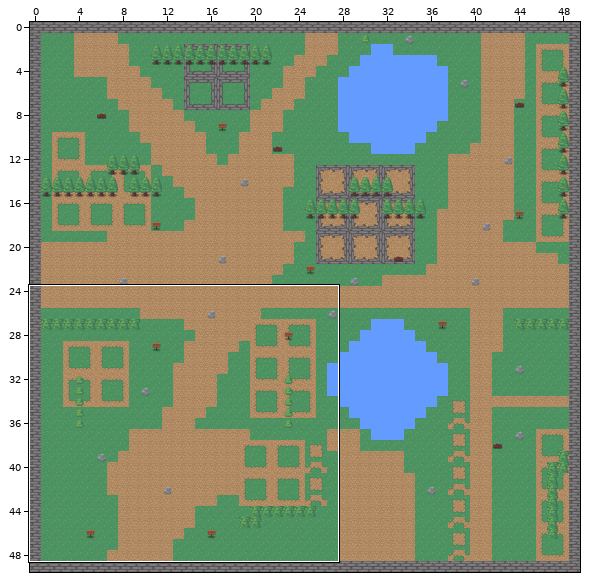
Tiled map -- 2D game/src/res/tile/nature.tmx. The first picture is a wide view before the edit; the outline marks the close-up.
Close-up. Earlier state:
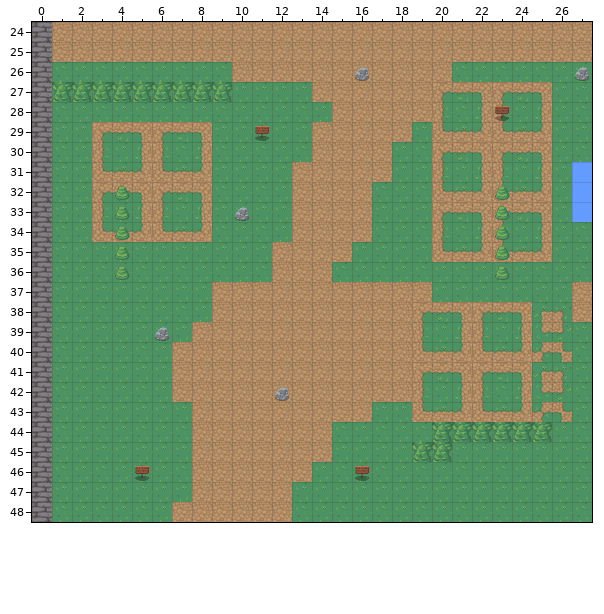
Cells are 32x32 px. Shown: x 0..27, y 24..48. The commit also changed other parts of the map, which this record leaves out.
Once edited:
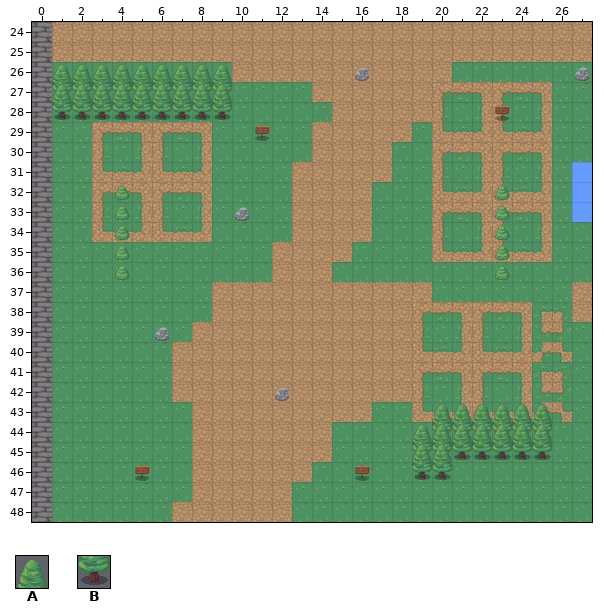
Key: from "nature": A 0, B 20.
_ is an empty cell.
From old to new:
Changed rows in their new state; . is an unchanged cell.
Layer "Tile Layer 2":
first column x 1:
26 AAAAAAAAA
28 BBBBBBBBB
first column x 19:
43 .AAAAAA
44 A......
45 ..BBBBB
46 BB.....
